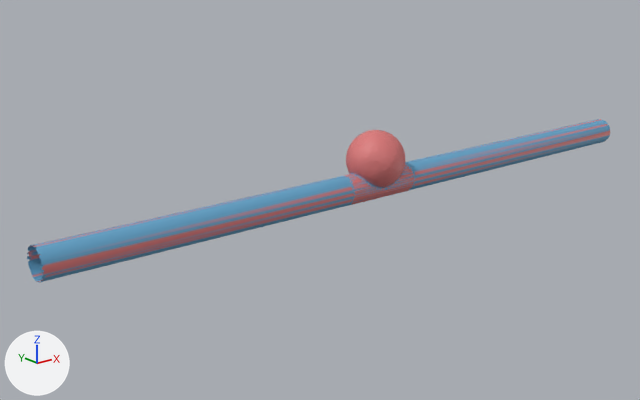
An edit to the glTF model models/PT-2026-0101.glb, drawn before and after from the same camera.
Both versions are drawn from a 50 mm lens placed at (-1.516, -1.662, 0.585), pointed at (-0.117, 0.086, -0.114). Arrows for +X, +Y and +Z are at lower left; the lights stay in place. The picture after the commit comes second.

In view in the first picture: 'geometry_0'.
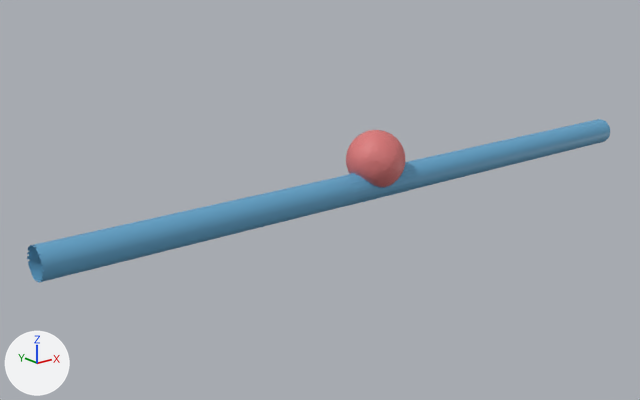
The change in detail:
me_geometry_0 has 20085 vertices, 39999 faces and spans x -0.92..1.0, y -0.08..0.08, z -0.11..0.07.
me_geometry_0 is used by ob_geometry_0; location (0.0, 0.0, 0.0).
me_geometry_0 part 1: 2363 faces centred in x -0.92..1.0, y -0.05..0.05, z -0.11..0.0 are repainted in the vertex colours; the middle colour goes from pink #dd7a7a to blue #62a4cb.

Changed parts and their boxes (x1, y1, x2, y2) in the pictures (640 x 400 px):
part 1 of me_geometry_0, recoloured
    both: (27, 119, 610, 282)
